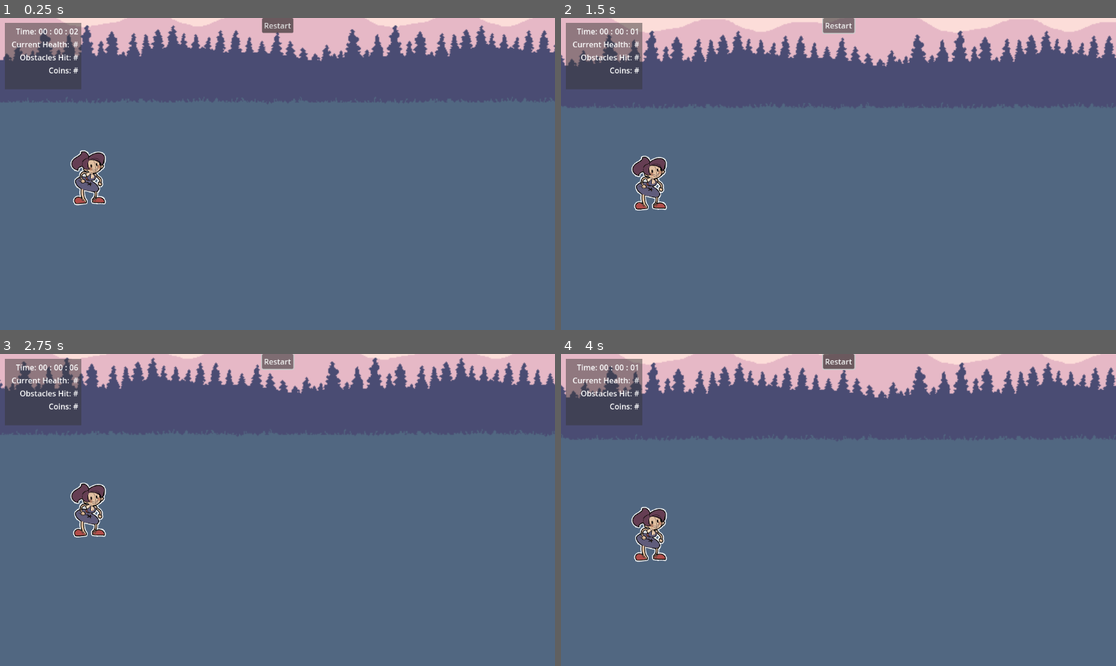
Above: before the commit, frames 1-4 (two rows, left to right).
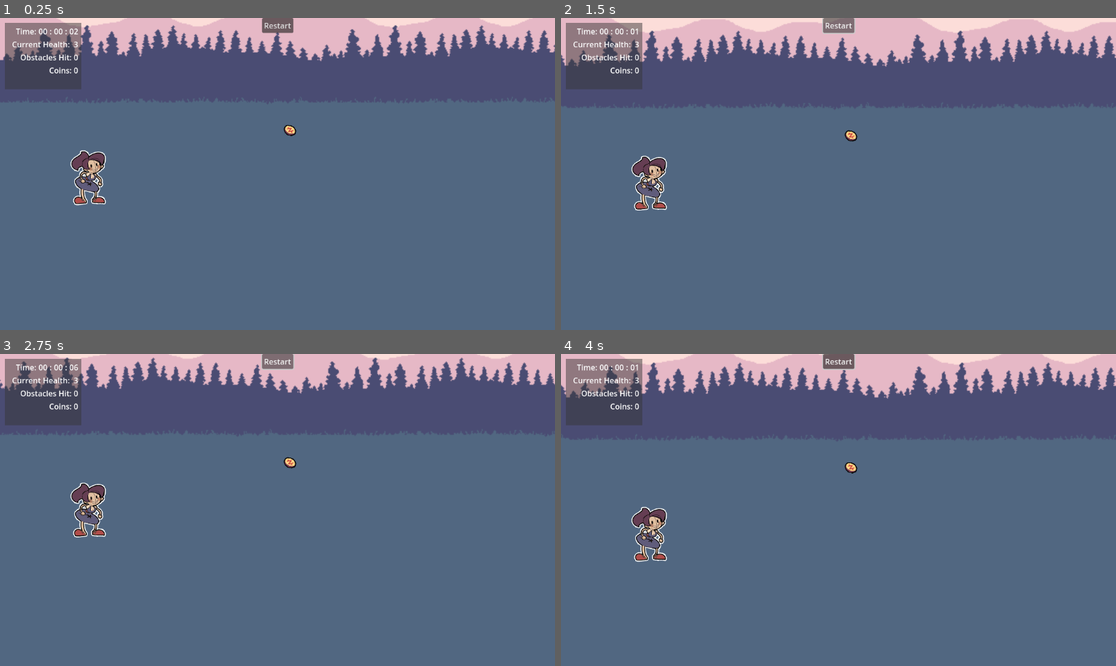
Above: after the commit, the same moments.

Repository: kayillustrations/Follow-The-Gold
Game: Godot game, scene res://scenes/level.tscn
The game is run twice, just before and just after one commit, with the same random seed, the same clock (stepped at 60 frames per second) and the same inputs.
Inputs (mouse positions are in pixels of both pictures, inside the frame that each line leads up to):
- Up to frame 1 (0.25 s): no input
- Up to frame 2 (1.5 s): click "Restart" at 0.5 s; click "Restart" at 1.25 s
- Up to frame 3 (2.75 s): click "Restart" at 2 s
- Up to frame 4 (4 s): tap Enter (ui_accept) at 2.75, 3.02, 3.77 s; move the mouse to (960, 494) at 2.77 s; hold Right (ui_right) 2.78-3.53 s; move the mouse to (727, 525) at 3.52 s; hold Down (ui_down) from 3.53 s (still down)

The runs differ from the first frame. In frame 1, 0.3% of the frame differs, in the area x 2-54%, y 7-38%; in frame 2, 0.3%; in frame 3, 0.3%, in the area x 2-54%, y 7-37%; in frame 4, 0.3%.

Commit message:
damage, pickup, ui hookup

Diff:
--- a/_globals/autoloads/3.SignalBus.gd
+++ b/_globals/autoloads/3.SignalBus.gd
@@ -4,4 +4,6 @@
 signal GamePaused(bool)
 signal GameStarted(bool)
 
+signal update_ui
+
 enum Effects {DAMAGE,SLOWNESS,DISORIENT,STUN}
--- a/_globals/autoloads/4.GameManager.gd
+++ b/_globals/autoloads/4.GameManager.gd
@@ -2,17 +2,31 @@
 extends Node
 
 #-----Player Stats-----
+var max_health: int = 3
 
 #------Universal------
 var isPaused: bool = false
 
+var current_health: int
+var obstacles_hit: int
+var coins_collected: int
+
+var coins_spawned: int
+var obstacles_spawned: int
+
+var current_speed: float = 300.0
+
 #--------Data---------
 var data: Dictionary
 var all_items: Array
-
 #---------------------
 func _ready() -> void:
+	ResetDailyStats()
 	pass
+
+func ResetLevel():
+	ResetDailyStats()
+	SceneLoader.load_scene(SceneLoader.level_path)
 
 func PauseGame(b: bool):
 	isPaused = b
@@ -20,4 +34,11 @@
 	pass
 
 func ResetDailyStats():
+	GameManager.current_health = max_health
+	obstacles_hit = 0
+	coins_collected = 0
+	coins_spawned = 0
+	obstacles_spawned = 0
+	current_speed = 300.0
+	SignalBus.update_ui.emit()
 	pass
--- a/_globals/autoloads/SceneLoader.gd
+++ b/_globals/autoloads/SceneLoader.gd
@@ -6,6 +6,8 @@
 extends Control
 
 @onready var pause_menu: PackedScene = preload("res://ui/pause_menu.tscn")
+@onready var ui: Control = $"UI Scenes/UI"
+
 
 @onready var ui_parent: CanvasLayer = $"UI Scenes"
 @onready var temp_parent: CanvasLayer = $"Temp Scenes"
--- a/_globals/components/damager_comp.gd
+++ b/_globals/components/damager_comp.gd
@@ -1,10 +1,16 @@
-extends Node
+extends Area2D
 
 @export var effect: SignalBus.Effects
+
+var isObstacle:bool
+
+func _ready() -> void:
+	isObstacle = get_collision_layer_value(3)
 
 func _on_area_entered(area: Area2D) -> void:
 	if area.name == "HealthComp":
 		area.ApplyEffect(effect)
+		if isObstacle: GameManager.obstacles_hit += 1
 	else: printerr("NotHealthComp")
 
 func _on_area_exited(area: Area2D) -> void:
--- a/_globals/components/health_comp.gd
+++ b/_globals/components/health_comp.gd
@@ -5,24 +5,17 @@
 signal dead
 
 @onready var buffer: Timer = $Buffer
-
 @export var buffer_time: float = 1
-@export var max_health: int = 3
-
-var current_health:int
-
-func _ready() -> void:
-	current_health = max_health
 
 func ChangeHealth(damage:int):
-	current_health -= damage
-	if current_health <= 0:
-		current_health = 0
+	GameManager.current_health -= damage
+	if GameManager.current_health <= 0:
+		GameManager.current_health = 0
 		dead.emit()
 	else:
 		damaged.emit()
 		buffer.start(buffer_time)
-		print(current_health)
+	SignalBus.update_ui.emit()
 
 func ApplyEffect(effect):
 	match effect:
--- /dev/null
+++ b/objects/coin.tscn
@@ -0,0 +1,30 @@
+[gd_scene load_steps=5 format=3 uid="uid://cpekxessi4apa"]
+
+[ext_resource type="Script" uid="uid://blmdpjw4smksr" path="res://scenes/coin_pickup.gd" id="1_je4cw"]
+[ext_resource type="Texture2D" uid="uid://bl1cvj2ygnhgj" path="res://_imported/temp art/coin.png" id="2_1o7s2"]
+
+[sub_resource type="CircleShape2D" id="CircleShape2D_64w2a"]
+
+[sub_resource type="CircleShape2D" id="CircleShape2D_fpun6"]
+radius = 12.0
+
+[node name="Coin" type="StaticBody2D"]
+collision_layer = 0
+collision_mask = 0
+script = ExtResource("1_je4cw")
+
+[node name="Sprite2D" type="Sprite2D" parent="."]
+scale = Vector2(0.25, 0.25)
+texture = ExtResource("2_1o7s2")
+
+[node name="CollisionShape2D" type="CollisionShape2D" parent="."]
+shape = SubResource("CircleShape2D_64w2a")
+
+[node name="Area2D" type="Area2D" parent="."]
+collision_layer = 16
+collision_mask = 2
+
+[node name="CollisionShape3D" type="CollisionShape2D" parent="Area2D"]
+shape = SubResource("CircleShape2D_fpun6")
+
+[connection signal="area_entered" from="Area2D" to="." method="_on_area_2d_area_entered"]
--- a/project.godot
+++ b/project.godot
@@ -52,7 +52,8 @@
 2d_physics/layer_2="Player"
 2d_physics/layer_3="Obstacle"
 2d_physics/layer_4="Damager"
-2d_physics/layer_5="Particle"
+2d_physics/layer_5="Coin"
+2d_physics/layer_6="Particle"
 
 [rendering]
 
--- /dev/null
+++ b/scenes/coin_pickup.gd
@@ -0,0 +1,7 @@
+extends StaticBody2D
+
+func _on_area_2d_area_entered(area: Area2D) -> void:
+	GameManager.coins_collected += 1
+	SignalBus.update_ui.emit()
+	queue_free()
+	pass # Replace with function body.
--- a/scenes/level.tscn
+++ b/scenes/level.tscn
@@ -9,6 +9,7 @@
 [ext_resource type="Script" uid="uid://dhu2arpfxq6j5" path="res://_globals/components/damager_comp.gd" id="6_8c41q"]
 [ext_resource type="Script" uid="uid://b8ono3hmwbpux" path="res://scenes/camera_2d.gd" id="6_b121j"]
 [ext_resource type="PackedScene" uid="uid://dh2v0600vkess" path="res://objects/player.tscn" id="7_klq6b"]
+[ext_resource type="PackedScene" uid="uid://cpekxessi4apa" path="res://objects/coin.tscn" id="10_olg7q"]
 
 [sub_resource type="WorldBoundaryShape2D" id="WorldBoundaryShape2D_olg7q"]
 normal = Vector2(0, 1)
@@ -111,7 +112,7 @@
 shape = SubResource("WorldBoundaryShape2D_klq6b")
 
 [node name="DamagerComp" type="Area2D" parent="Stationary/Back Wall"]
-collision_layer = 12
+collision_layer = 8
 collision_mask = 2
 script = ExtResource("6_8c41q")
 
@@ -145,6 +146,8 @@
 position = Vector2(-419, 98)
 collision_layer = 3
 
+[node name="Coin" parent="." instance=ExtResource("10_olg7q")]
+
 [connection signal="area_entered" from="Stationary/Back Wall/DamagerComp" to="Stationary/Back Wall/DamagerComp" method="_on_area_entered"]
 [connection signal="area_exited" from="Stationary/Back Wall/DamagerComp" to="Stationary/Back Wall/DamagerComp" method="_on_area_exited"]
 
--- a/scenes/ui.gd
+++ b/scenes/ui.gd
@@ -15,6 +15,12 @@
 
 func _ready() -> void:
 	timer.start(.1)
+	SignalBus.update_ui.connect(_update_all)
+
+func _update_all():
+	_update_health()
+	_update_obstacles()
+	_update_coins()
 
 func _update_time(time):
 	if time[0]<10:
@@ -28,16 +34,16 @@
 	else: min.text = str(time[2])
 	pass
 
-func _update_health(health):
+func _update_health():
 	health.text = str(GameManager.current_health)
 	pass
 
-func _update_obstacles(obstacles):
+func _update_obstacles():
 	hit.text = str(GameManager.obstacles_hit)
 	pass
 
-func _update_coins(coins):
-	coins.text = str(GameManager.coins)
+func _update_coins():
+	coins.text = str(GameManager.coins_collected)
 	pass
 
 
@@ -55,5 +61,5 @@
 
 func _on_restart_pressed() -> void:
 	time = [0,0,0]
-	SceneLoader.load_scene(SceneLoader.level_path)
+	GameManager.ResetLevel()
 	pass # Replace with function body.
Not shown, added: scenes/coin_pickup.gd.uid
Not shown: 1 places in scenes/level.tscn that only renumber resources
